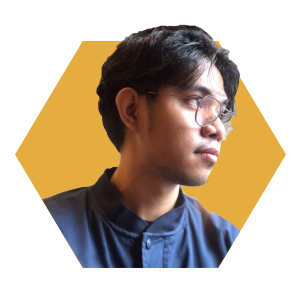
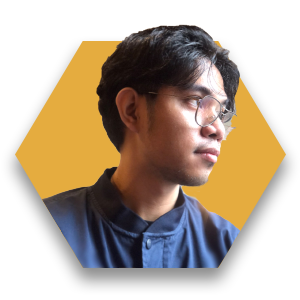
Two versions of the same layered image (300 × 300). Layer-by-layer changes:
pixels changed over left=3, top=38, right=298, bottom=293 (layer not identified)
